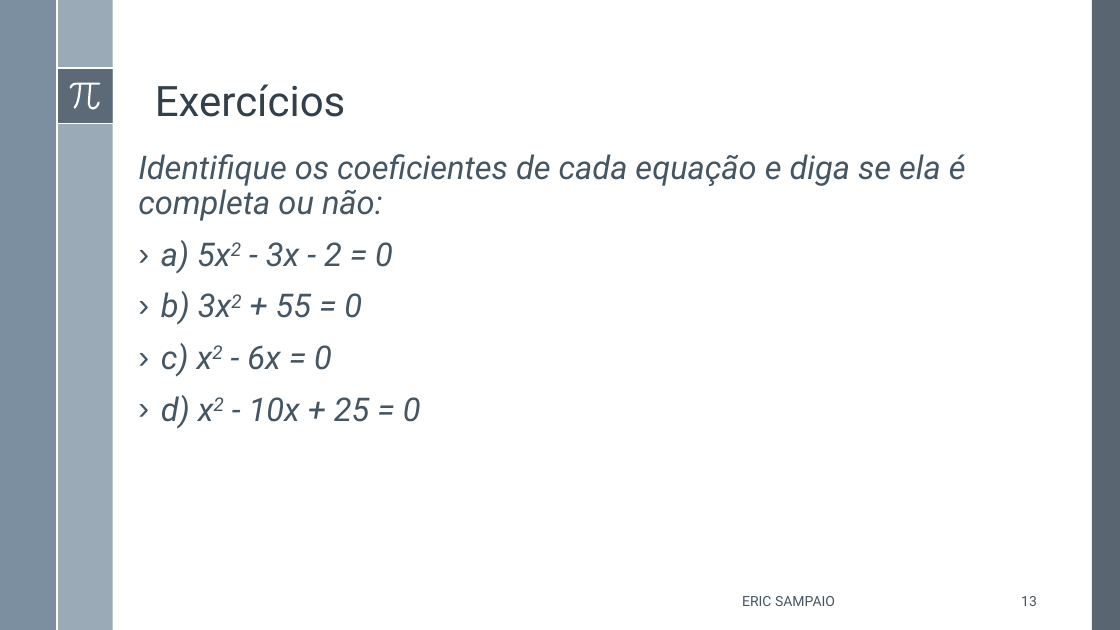
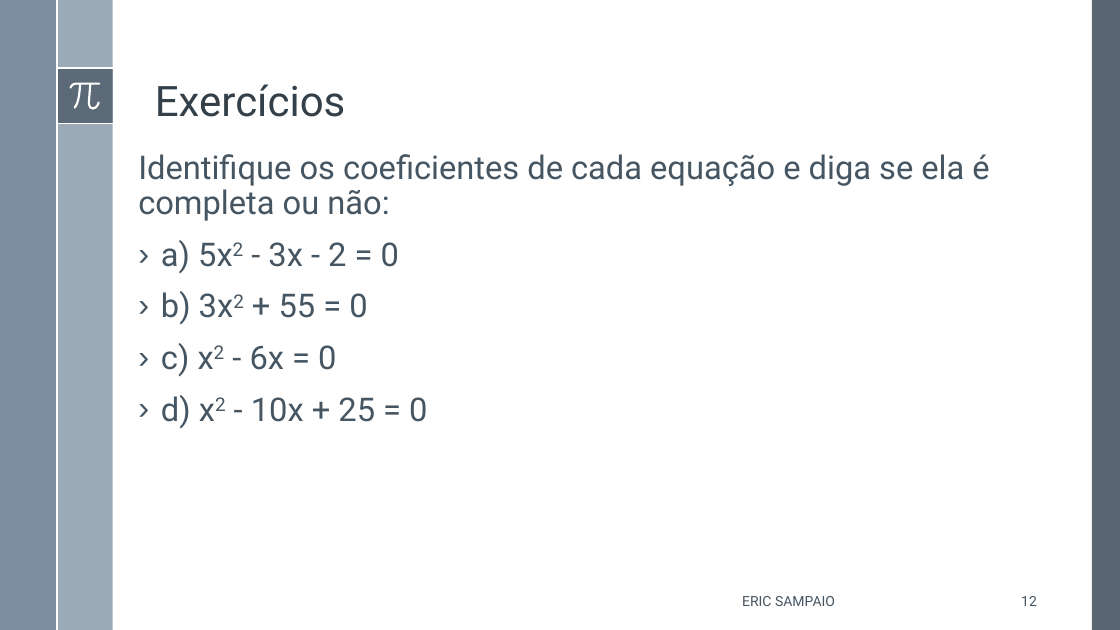
Before and after one commit to Erickgtn/ericsampaio.com.br, a slide deck: slide 12 of SlidesPublicação/Equação do 2º Grau.pptx (slide 13 before the commit). Drawn at 1120x630 pixels with LibreOffice and Linux fonts; fonts in the diff are those of the drawing. Boxes give left, top, right and bottom in pixels: in the first picture for what was removed or moved away, otherwise in the second. Text is boxed around its words. In the diff, an @@ line names an element or a change of style, - is before the commit and + after.

```diff
--- a/SlidesPublicação/Equação do 2º Grau.pptx
+++ b/SlidesPublicação/Equação do 2º Grau.pptx
@@ text "Identifique os coeficientes de cada ..." at bbox=[138, 154, 989, 428]: italic off @@
@@ page number at bbox=[1021, 596, 1037, 606]: text changed @@
-13
+12
```
Also in this commit, not shown: 9 other slides changed, 2 slides added, 1 slide removed, 1 other file.
